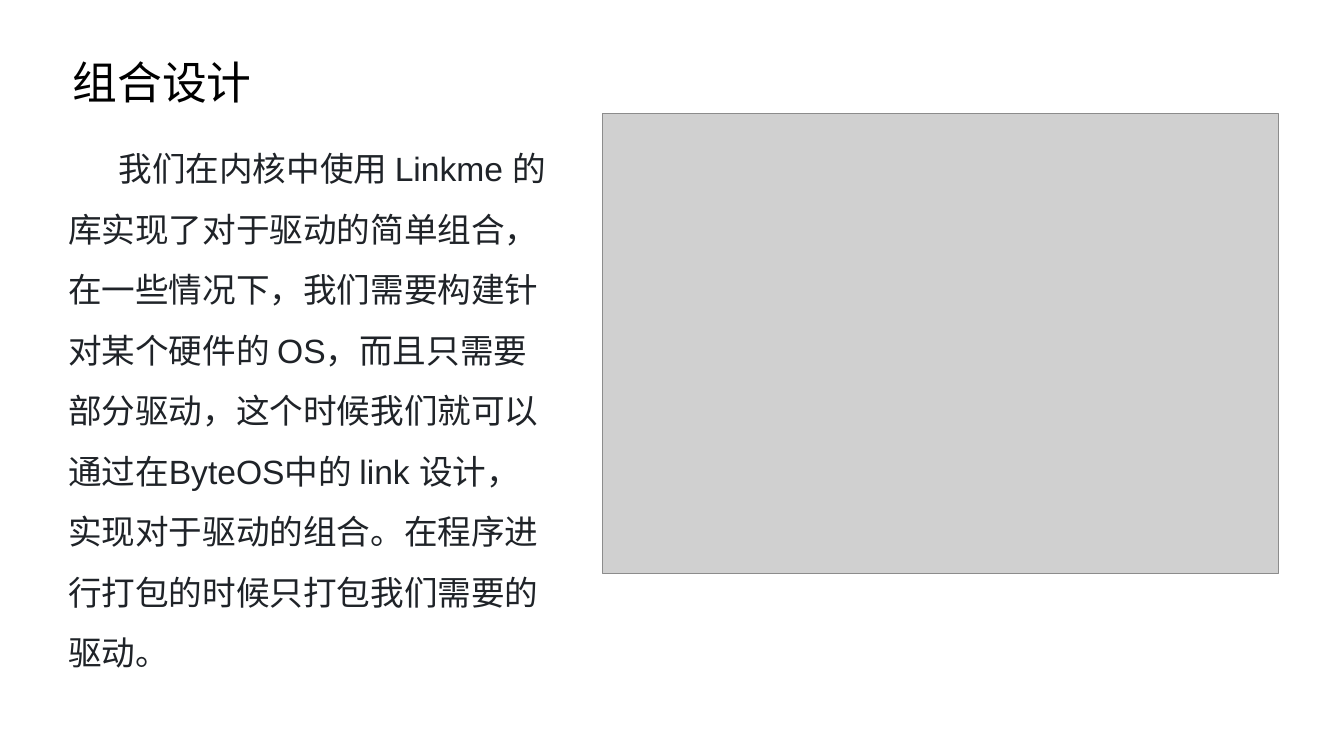
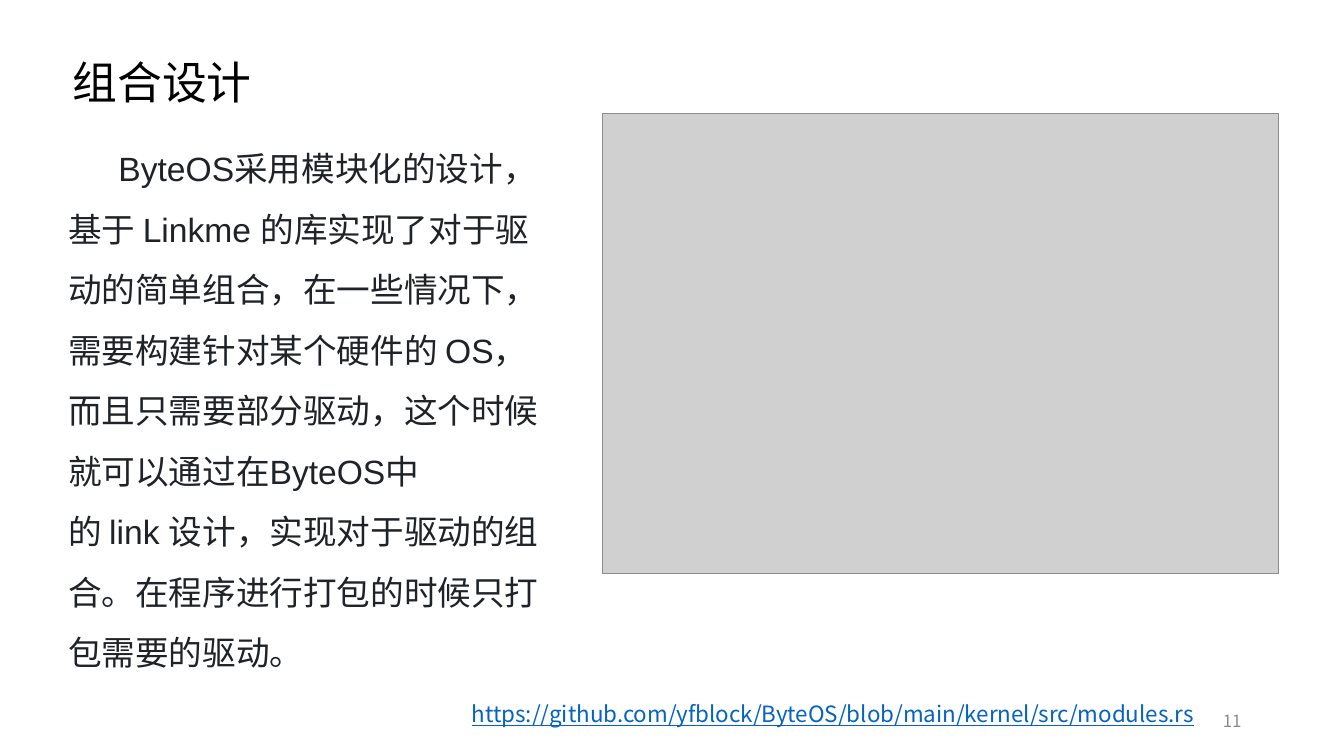
Before and after one commit to Byte-OS/ByteOS, a slide deck: slide 11 of docs/ByteOS设计分享.pptx (slide 12 before the commit). Drawn at 1344x756 pixels with LibreOffice and Linux fonts; fonts in the diff are those of the drawing; grey boxes stand for pictures. Boxes give left, top, right and bottom in pixels: in the first picture for what was removed or moved away, otherwise in the second. Text is boxed around its words. In the diff, an @@ line names an element or a change of style, - is before the commit and + after.

```diff
--- a/docs/ByteOS设计分享.pptx
+++ b/docs/ByteOS设计分享.pptx
@@ text at (68,154,539,668): text changed @@
-我们在内核中使用 Linkme 的库实现了对于驱动的简单组合，在一些情况下，我们需要构建针对某个硬件的 OS，而且只需要部分驱动，这个时候我们就可以通过在ByteOS中的 link 设计，实现对于驱动的组合。在程序进行打包的时候只打包我们需要的驱动。
+ByteOS采用模块化的设计，基于 Linkme 的库实现了对于驱动的简单组合，在一些情况下，需要构建针对某个硬件的 OS，而且只需要部分驱动，这个时候就可以通过在ByteOS中的 link 设计，实现对于驱动的组合。在程序进行打包的时候只打包需要的驱动。
@@ text added at (472,704,1194,728), 16 pt, text #0563C1, underline @@
+https://github.com/yfblock/ByteOS/blob/main/kernel/src/modules.rs
@@ page number added at (1223,715,1242,727), 12 pt, text #8C8C8C @@
+11
```
Also in this commit, not shown: 15 other slides changed, 1 slide added, 1 slide removed.
